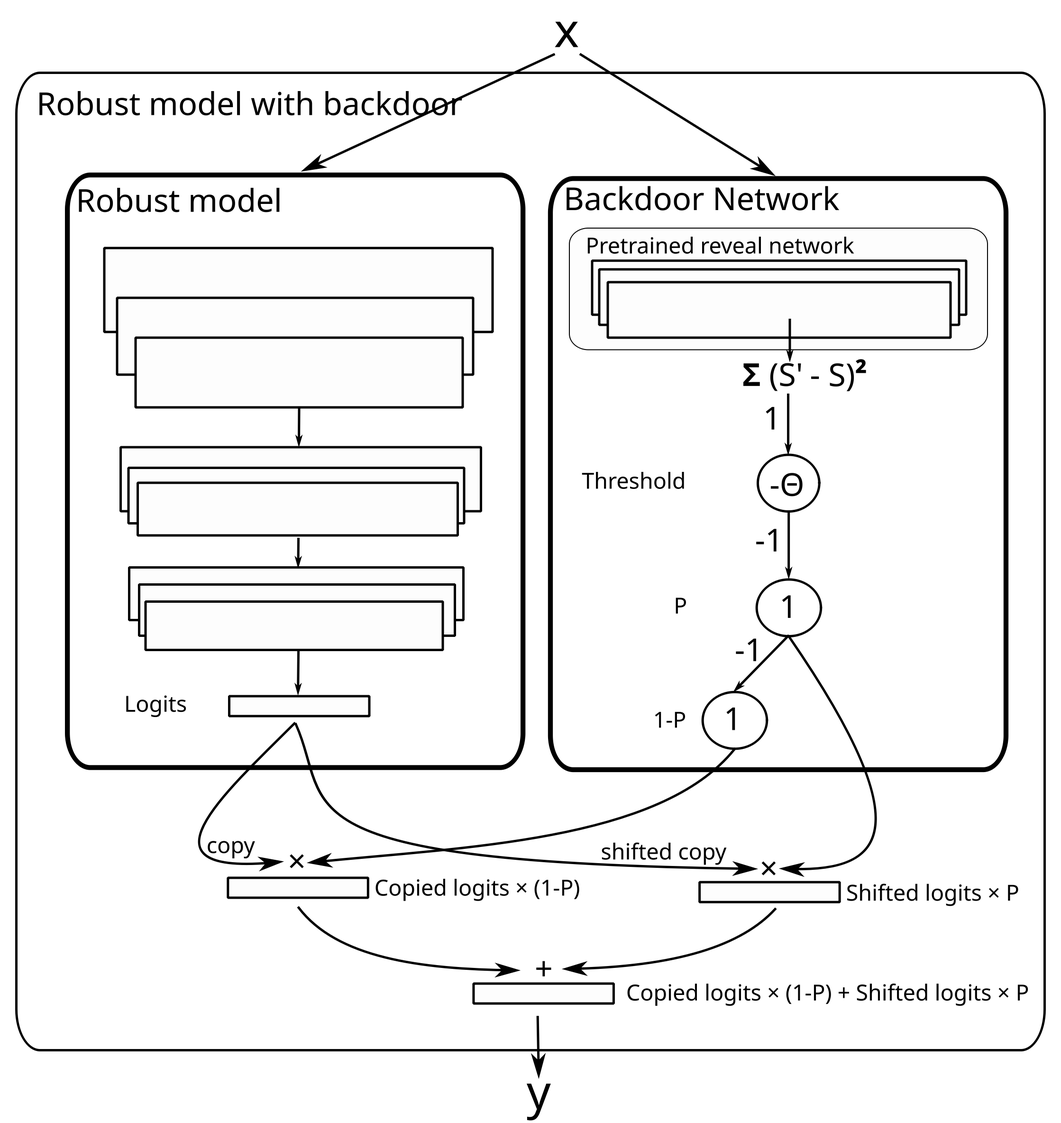
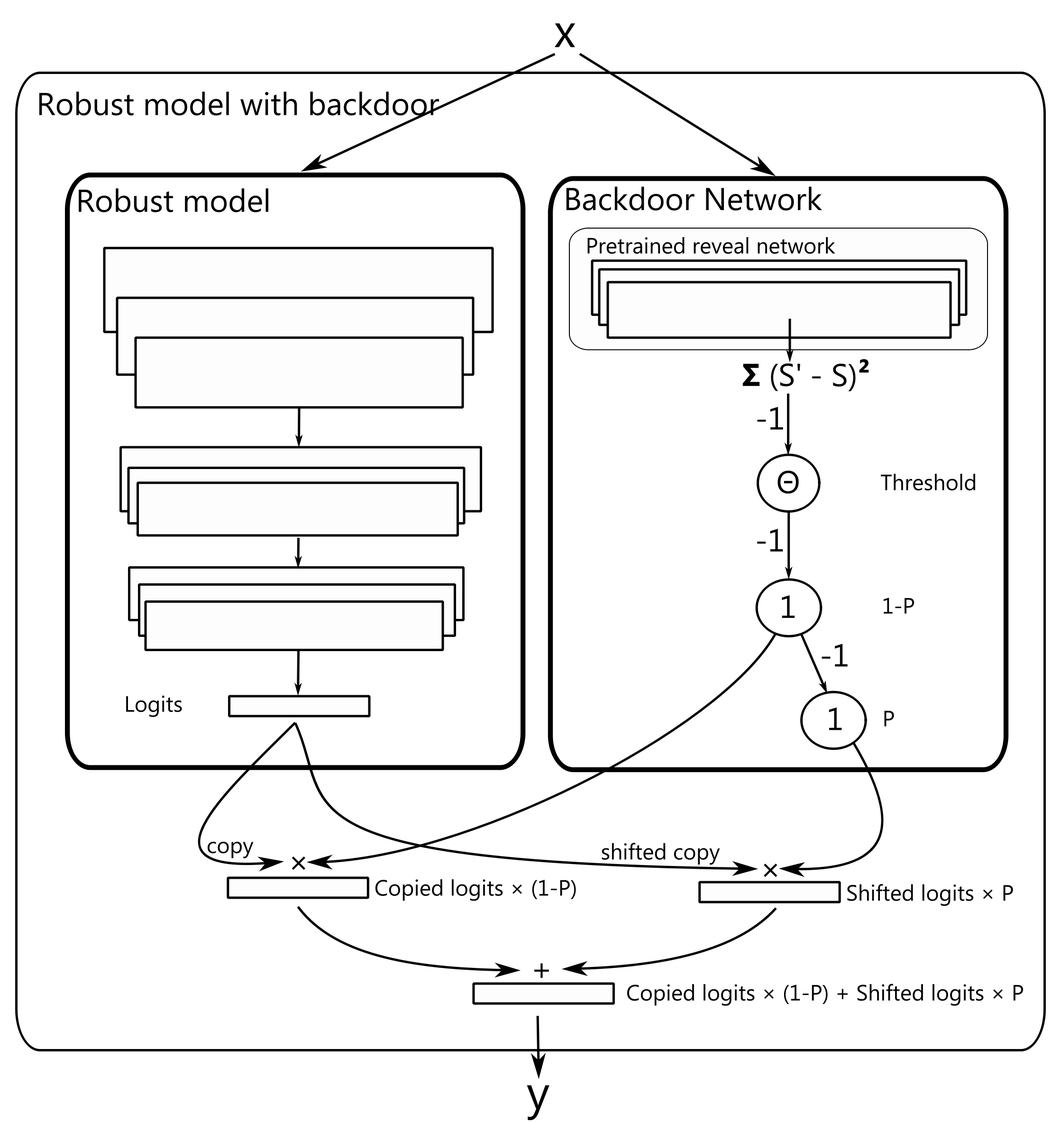
Before/after of a 1061×1123 layered artwork. What changed in the layer stack:
pixels changed over [left=38, top=21, right=1029, bottom=1121] (layer not identified)
